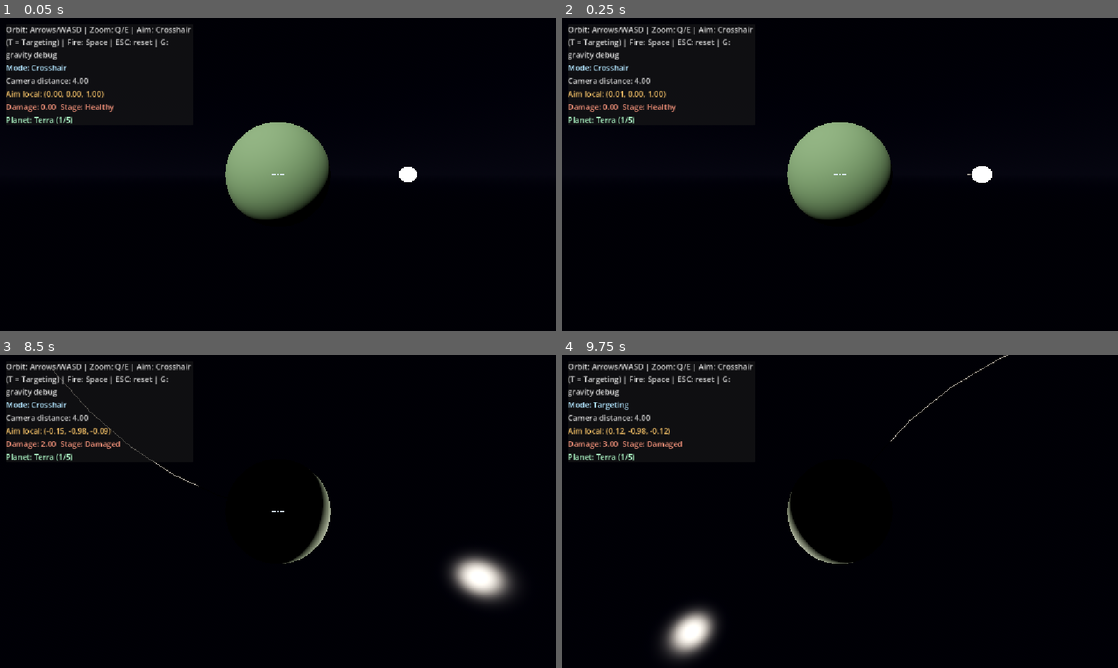
Above: before the commit, frames 1-4 (two rows, left to right).
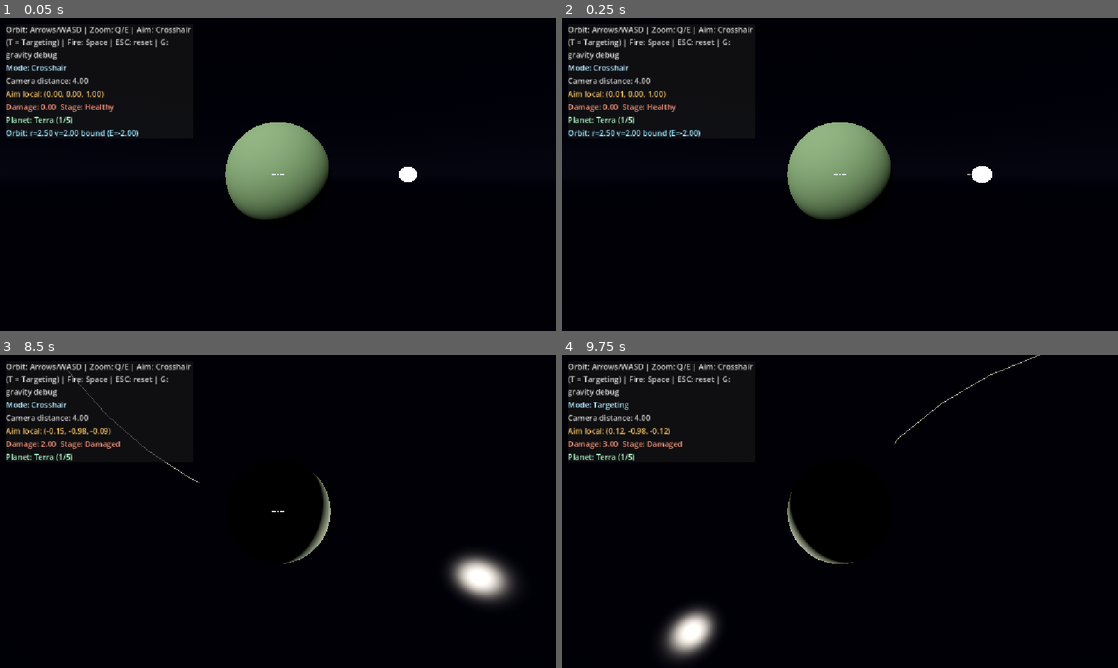
Above: after the commit, the same moments.

Repository: aquatticrose/planetary-destruction
Game: Godot game, scene res://scenes/main/Main.tscn
The game is run twice, just before and just after one commit, with the same random seed, the same clock (stepped at 60 frames per second) and the same inputs. Sound files missing from this copy of the repository are replaced by a short silence.
Inputs:
- Up to frame 1 (0.05 s): no input
- Up to frame 2 (0.25 s): no input
- Up to frame 3 (8.5 s): hold Right (orbit_right) 0.53-1.28 s; hold C (clear_orbits) 0.53-1.28 s; hold Down (orbit_down) 1.28-2.03 s; tap S (aim_down) at 1.35 s; tap C (clear_orbits) at 1.55, 3.05, 4.55, 5.85, 6.8, 7.55, 8.3 s; hold Right (orbit_right) 2.03-2.78 s; hold C (clear_orbits) 2.03-2.78 s; tap A (aim_left) at 2.1 s; hold = (orbit_radius_up) 2.78-3.53 s; tap D (aim_right) at 2.85 s; tap Enter at 3.5, 7.25 s; hold C (clear_orbits) 3.53-4.28 s; hold Left (orbit_left) 3.53-5.03 s; tap W (aim_up) at 3.6 s; tap Q (camera_zoom_in) at 4.35 s; hold Down (orbit_down) 5.03-5.78 s; hold C (clear_orbits) 5.03-5.78 s; tap E (camera_zoom_out) at 5.1 s; tap Space (fire) at 5.75 s; hold Right (orbit_right) 5.78-6.53 s; hold = (orbit_radius_up) 6.53-7.28 s; hold Space (fire) 6.53-7.28 s; hold Right (orbit_right) 7.28-8.03 s; tap M (spawn_moon) at 7.35 s; hold Down (orbit_down) from 8.03 s (still down); hold B (spawn_star) from 8.03 s (still down)
- Up to frame 4 (9.75 s): tap Space (fire) at 8.75 s; release Down (orbit_down) at 8.78 s; release B (spawn_star) at 8.78 s; hold Left (orbit_left) 8.78-9.53 s; tap T (toggle_aim_mode) at 8.85 s; tap C (clear_orbits) at 9.05 s; hold = (orbit_radius_up) from 9.53 s (still down); hold C (clear_orbits) from 9.53 s (still down)

The runs differ from the first frame. In frame 1, 0.3% of the frame differs, in the area x 1-25%, y 35-38%; in frame 2, 0.3%; in frame 3, 0.2%; in frame 4, 0.2%.

Commit message:
fix: complete phase 8 lifecycle and HUD audit

Diff:
--- a/scripts/celestial/celestial_body.gd
+++ b/scripts/celestial/celestial_body.gd
@@ -52,9 +52,13 @@
 		DebugLog.warn("CelestialBody '%s' has no SimulationManager to register with" % name)
 
 
-## Lifecycle: remove this body from the simulation and free it. Unregistration
-## happens in _exit_tree, so both this path and scene teardown are covered.
+## Lifecycle: remove this body from the simulation and free it. Unregister
+## immediately rather than waiting for _exit_tree: queue_free() is deferred,
+## and a physics tick may otherwise integrate or merge this body again before
+## it leaves the scene tree. _exit_tree remains a safe fallback for teardown.
 func despawn() -> void:
+	if _manager != null and is_instance_valid(_manager) and _manager.has_method("unregister_body"):
+		_manager.unregister_body(self)
 	queue_free()
 
 
--- a/scripts/simulation/orbit_system.gd
+++ b/scripts/simulation/orbit_system.gd
@@ -99,6 +99,15 @@
 	_selected = null
 
 
+## The body currently controlled by the orbit-editing inputs and displayed by
+## the HUD. Keep the backing field private so callers cannot desynchronise it
+## from the spawned-body lifecycle.
+func get_selected_body() -> CelestialBody:
+	if _selected != null and is_instance_valid(_selected) and not _selected.is_queued_for_deletion():
+		return _selected
+	return null
+
+
 ## Manual orbit editing: converts a radius change into a one-off physical state
 ## (new position + circular-orbit velocity), then returns the body to gravity.
 func _edit_radius(delta : float) -> void:
--- a/scripts/ui/overlay.gd
+++ b/scripts/ui/overlay.gd
@@ -29,7 +29,7 @@
 var _coordinator : Node
 var _damage : Node
 var _selector : Node
-var _orbit_system : Node
+var _orbit_system : OrbitSystem
 
 
 func _ready() -> void:
@@ -39,7 +39,7 @@
 	_coordinator = get_node_or_null(coordinator_path)
 	_damage = get_node_or_null(damage_path)
 	_selector = get_node_or_null(selector_path)
-	_orbit_system = get_node_or_null(orbit_system_path)
+	_orbit_system = get_node_or_null(orbit_system_path) as OrbitSystem
 
 
 func _process(_delta : float) -> void:
@@ -62,9 +62,8 @@
 		if idx >= 0 and idx < presets.size():
 			var pdata : Resource = presets[idx]
 			_preset_label.text = "Planet: %s (%d/%d)" % [pdata.get("display_name"), idx + 1, presets.size()]
-	if _orbit_system != null and _orbit_system.has_method("get_diagnostics"):
-		var selected = _orbit_system.get("selected_body")
-		var body = selected as CelestialBody
+	if _orbit_system != null:
+		var body := _orbit_system.get_selected_body()
 		if body != null and body.parent != null:
 			var d : Dictionary = _orbit_system.get_diagnostics(body)
 			var bound_str : String = "bound" if d.get("bound", false) else "escaping"
--- a/tests/phase8_orbits_test.gd
+++ b/tests/phase8_orbits_test.gd
@@ -37,6 +37,7 @@
 	var moon := orbit_system.spawn_moon(planet, 3.0, Vector3.RIGHT, 0.01, 0.12)
 	for _i in 4:
 		await physics_frame
+	_check(orbit_system.get_selected_body() == moon, "new moon is selected for orbit editing and diagnostics")
 	var diags := orbit_system.get_diagnostics(moon)
 	_check(diags.get("bound", false), "moon is in a bound orbit (negative specific energy)")
 	_check(float(diags.get("relative_speed", 0.0)) > 0.0, "moon has orbital speed from gravity")
@@ -200,9 +201,9 @@
 	for _i in 2:
 		await process_frame
 	_main.get_node("Firing")._fire()
+	var dm := _main.get_node("Planet/DamageSystem")
 	for _i in 60:
 		await process_frame
-	var dm := _main.get_node("Planet/DamageSystem")
 	_check(dm.damage_total > 0.001, "firing still applies damage (total=%.2f)" % dm.damage_total)
 
 	if _failures.is_empty():
--- a/tests/run_tests.gd
+++ b/tests/run_tests.gd
@@ -140,11 +140,14 @@
 	var mass_before : float = planet.mass
 	var merger := _spawn_body(planet.global_position + Vector3(planet.radius + 0.02, 0, 0),
 			Vector3.ZERO, 0.002, 0.1)
+	var merger_mass : float = merger.mass
 	for _i in 4:
 		await physics_frame
 	_check(not is_instance_valid(merger) or merger.is_queued_for_deletion(),
 			"overlapping body merged (collision check)")
 	_check(planet.mass > mass_before, "planet absorbed the body's mass")
+	_check(absf(planet.mass - (mass_before + merger_mass)) < 0.0001,
+			"queued collision body is merged exactly once")
 
 	# --- Debug toggle harmless -------------------------------------------------
 	sim.debug_enabled = true
Not shown, changed: CHANGELOG.md
